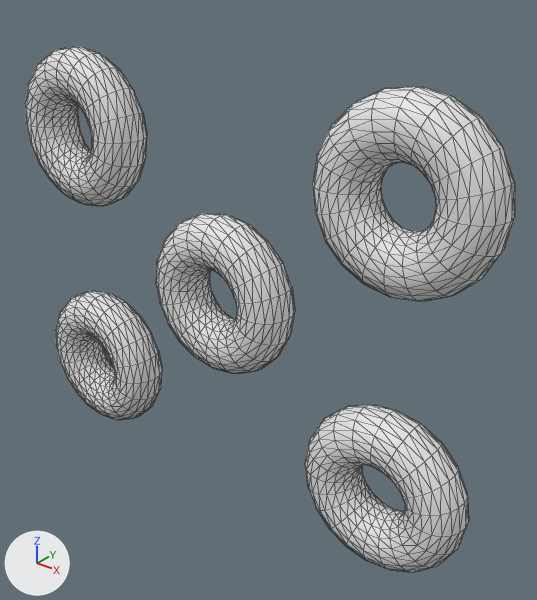
An edit to the FBX model Assets/Donuts.fbx, drawn before and after from the same camera.
Both versions are drawn from a camera (50 mm lens) standing at (0.0819, -0.0892, 0.0575) and looking at (0.0071, 0.0043, -0.0005). The axes (+X, +Y, +Z) are drawn at lower left. The lights are the same throughout. Mesh edges are drawn as thin lines. Materials are left out; every surface is plain grey. Where no turn or scale is listed for an object, it has been applied to the vertices.
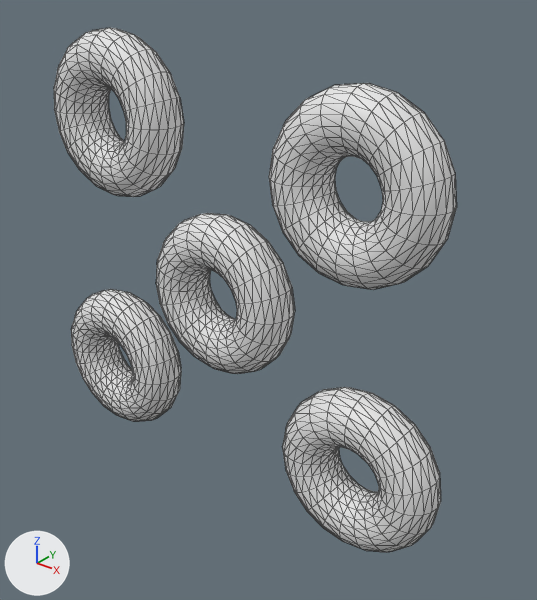
Boxes (x1, y1, x2, y2) around the edits, measured in the pictures (537 x 600 px; the box of a moved part takes in the faces that stretch with it):
'pTorus6', reshaped, moved (18% narrower)
    before: (25, 47, 515, 572)
    after: (54, 28, 457, 552)
part 1 of me_mesh, moved or reshaped
    before: (156, 213, 295, 374)
    after: (71, 289, 181, 421)
part 2 of me_mesh, moved or reshaped
    before: (25, 47, 147, 206)
    after: (54, 28, 184, 197)
part 3 of me_mesh, moved or reshaped
    before: (312, 87, 515, 302)
    after: (156, 213, 295, 374)
part 4 of me_mesh, moved or reshaped
    before: (56, 291, 162, 420)
    after: (269, 83, 457, 290)
part 5 of me_mesh, moved or reshaped
    before: (305, 405, 469, 572)
    after: (283, 387, 441, 552)

The change in detail:
me_mesh has 2000 vertices, 4000 faces and spans x -0.05..0.05, y -0.005..0.005, z -0.0404..0.0404.
me_mesh is used by ob_ptorus6; location (0.0001, 0.0, -0.0001).
me_mesh part 1: the loose piece of 400 vertices spanning x -0.0151..0.0149, y -0.005..0.005, z -0.0149..0.0151 is moved by (-0.0294, 0.0, -0.0256).
me_mesh part 2: the loose piece of 400 vertices spanning x -0.0495..-0.0195, y -0.005..0.005, z 0.0099..0.0399 is moved by (0.0093, 0.0, 0.0015).
me_mesh part 3: the loose piece of 400 vertices spanning x 0.02..0.05, y -0.005..0.005, z 0.0104..0.0404 is moved by (-0.0356, 0.0, -0.0277).
me_mesh part 4: the loose piece of 400 vertices spanning x -0.05..-0.02, y -0.005..0.005, z -0.0402..-0.0102 is moved by (0.0614, 0.0, 0.0478).
me_mesh part 5: the loose piece of 400 vertices spanning x 0.02..0.05, y -0.005..0.005, z -0.0404..-0.0104 is moved by (-0.0054, 0.0, -0.001).
Object 'pTorus6' (ob_ptorus6) moves from (0.0001, 0.0, -0.0001) to (0.0006, 0.0, 0.0023).
